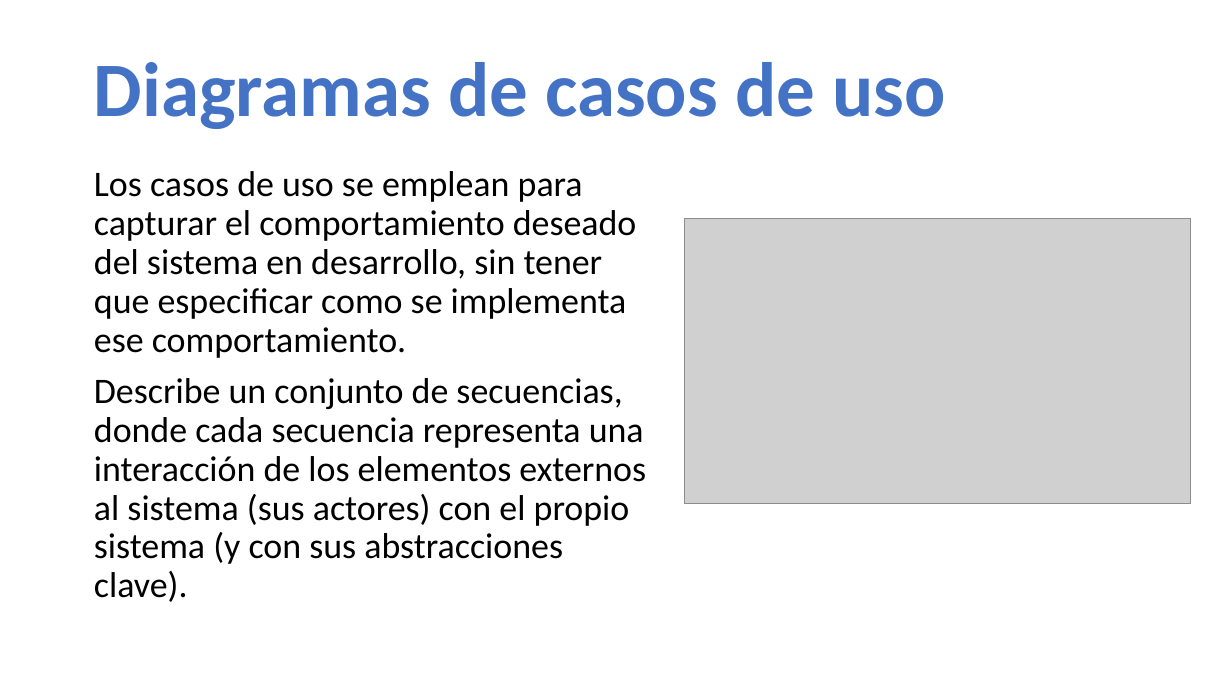
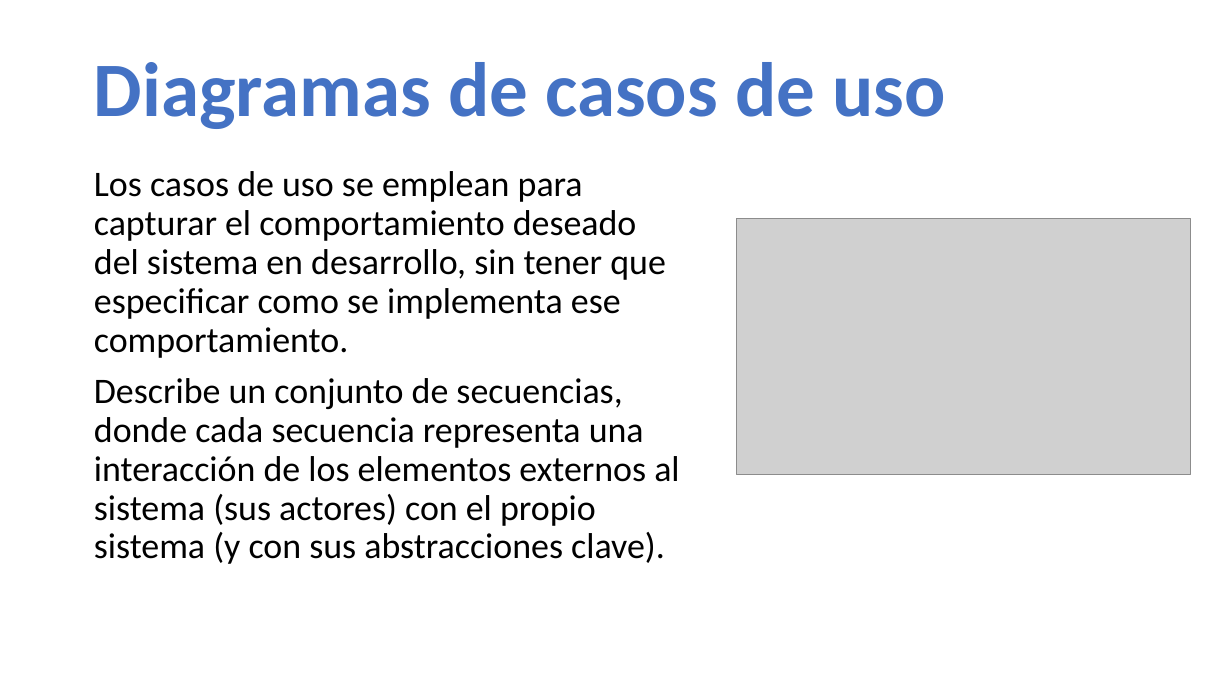
Before and after one commit to AllanNLopez/UMH-IIN024-2019, a slide deck: slide 6 of Unidad II/diagramas uml.pptx. Drawn at 1232x693 pixels with LibreOffice and Linux fonts; fonts in the diff are those of the drawing; grey boxes stand for pictures. Boxes give left, top, right and bottom in pixels: in the first picture for what was removed or moved away, otherwise in the second. Text is boxed around its words. In the diff, an @@ line names an element or a change of style, - is before the commit and + after.

Commit message:
Presentacion 04NOV2019

```diff
--- a/Unidad II/diagramas uml.pptx
+++ b/Unidad II/diagramas uml.pptx
@@ text "Los casos de uso se ..." rewrapped from (94,171,646,602) to (94,171,679,564) @@
@@ picture: place and size @@
-picture at (685,219,1190,504)
+picture at (738,219,1191,474)
```
Also in this commit, not shown: 1 other slide changed, 6 slides added.
